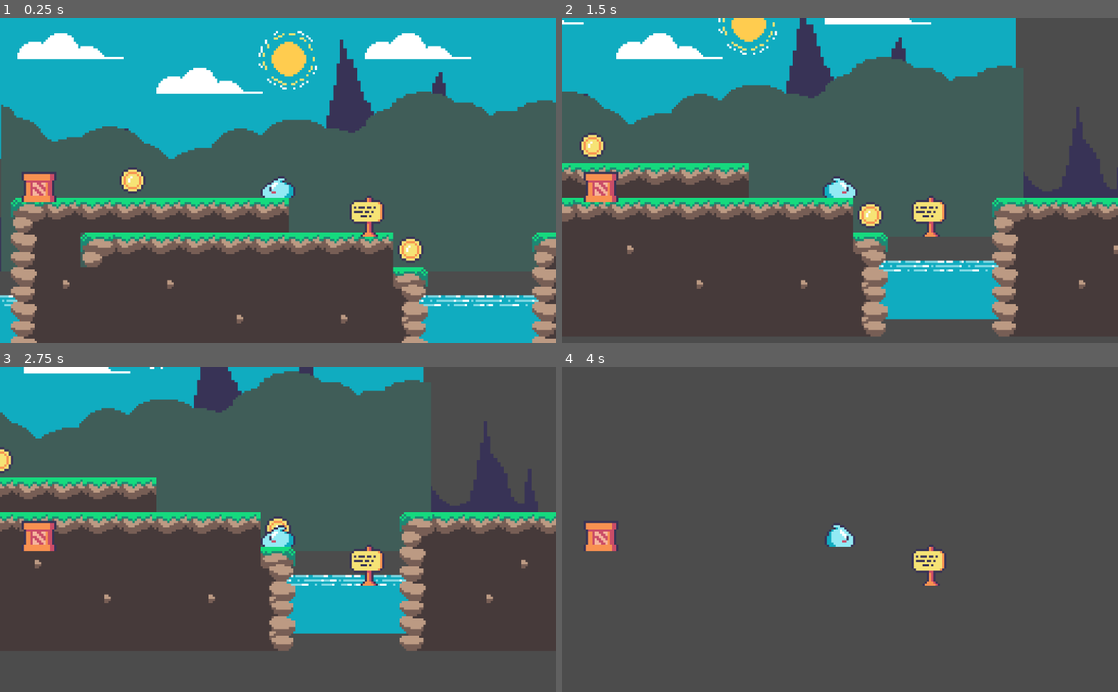
Above: before the commit, frames 1-4 (two rows, left to right).
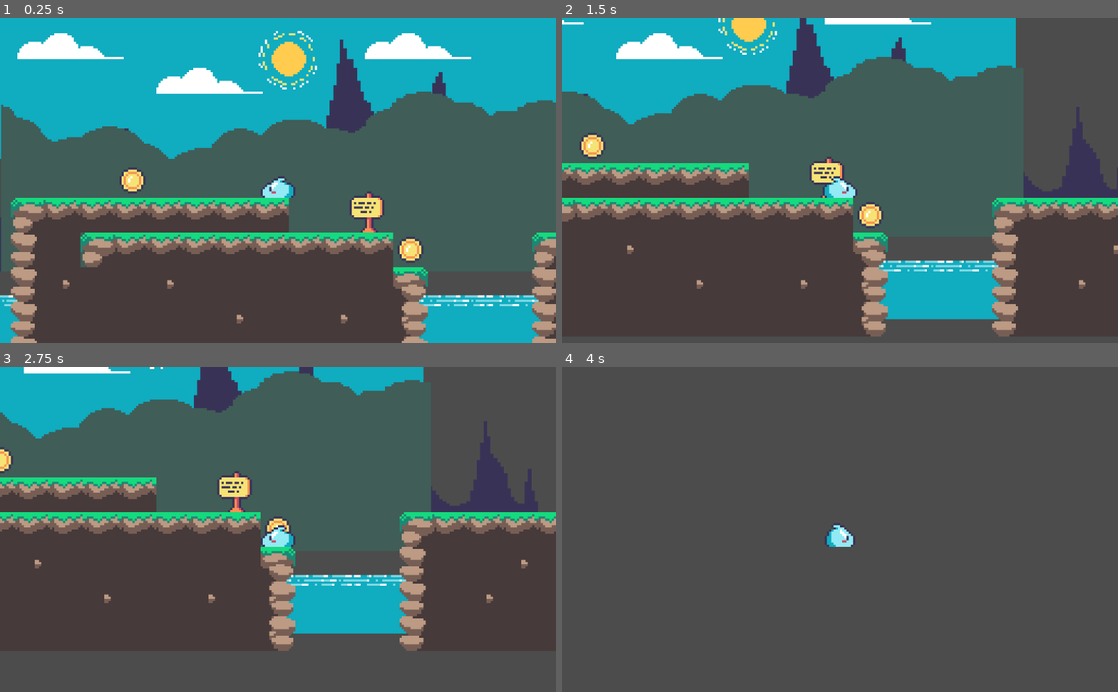
Above: after the commit, the same moments.

Repository: KarvinJ/learning-godot
Game: Godot game, scene res://Scenes/World.tscn
Two runs of this game, one before a commit and one after it. Both use one fixed random seed, a clock stepped at 60 frames per second and the inputs below.
Inputs:
- Up to frame 1 (0.25 s): no input
- Up to frame 2 (1.5 s): tap Enter (ui_accept) at 0.5, 0.77 s; hold Right (ui_right) from 0.53 s (still down)
- Up to frame 3 (2.75 s): tap Enter (ui_accept) at 1.52 s; release Right (ui_right) at 2.03 s; hold Left (ui_left) from 2.03 s (still down)
- Up to frame 4 (4 s): tap Enter (ui_accept) at 2.75, 3.02, 3.77 s; release Left (ui_left) at 2.78 s; hold Right (ui_right) from 2.78 s (still down)

The runs differ from the first frame. In frame 1, 0.9% of the frame differs, in the area x 3-70%, y 47-68%; in frame 2, 1.5%; in frame 3, 1.5%, in the area x 3-70%, y 32-68%; in frame 4, 1.0%.

Commit message:
Fixing character movement

Diff:
--- a/Scenes/World.tscn
+++ b/Scenes/World.tscn
@@ -210,17 +210,18 @@
 format = 1
 tile_data = PoolIntArray( -131083, 3, 0, -131076, 8, 0, -131073, 3, 0, -65543, 3, 0, 131064, 9, 0, 196597, 2, 0, 196598 …(1100 unchanged characters)…
 
-[node name="Player" parent="TileMap" instance=ExtResource( 2 )]
+[node name="Crate" type="Sprite" parent="."]
+visible = false
+position = Vector2( -163, 24 )
+texture = ExtResource( 9 )
+
+[node name="Sign" type="Sprite" parent="."]
+position = Vector2( -12, 32 )
+texture = ExtResource( 8 )
+
+[node name="Player" parent="." instance=ExtResource( 2 )]
 position = Vector2( -53, 22 )
 
-[node name="Camera2D" type="Camera2D" parent="TileMap/Player"]
+[node name="Camera2D" type="Camera2D" parent="Player"]
 current = true
 zoom = Vector2( 0.25, 0.25 )
-
-[node name="Crate" type="Sprite" parent="TileMap/Player/Camera2D"]
-position = Vector2( -110, 2 )
-texture = ExtResource( 9 )
-
-[node name="Sign" type="Sprite" parent="TileMap/Player/Camera2D"]
-position = Vector2( 41, 10 )
-texture = ExtResource( 8 )
--- a/Scripts/Player.gd
+++ b/Scripts/Player.gd
@@ -13,7 +13,7 @@
 var motion = Vector2()
 
 #En cada frame del juego se comprobara si estamos pulsando unas teclas
-func _physics_process(delta):
+func _physics_process(_delta):
 
 	motion.y += gravity
 
